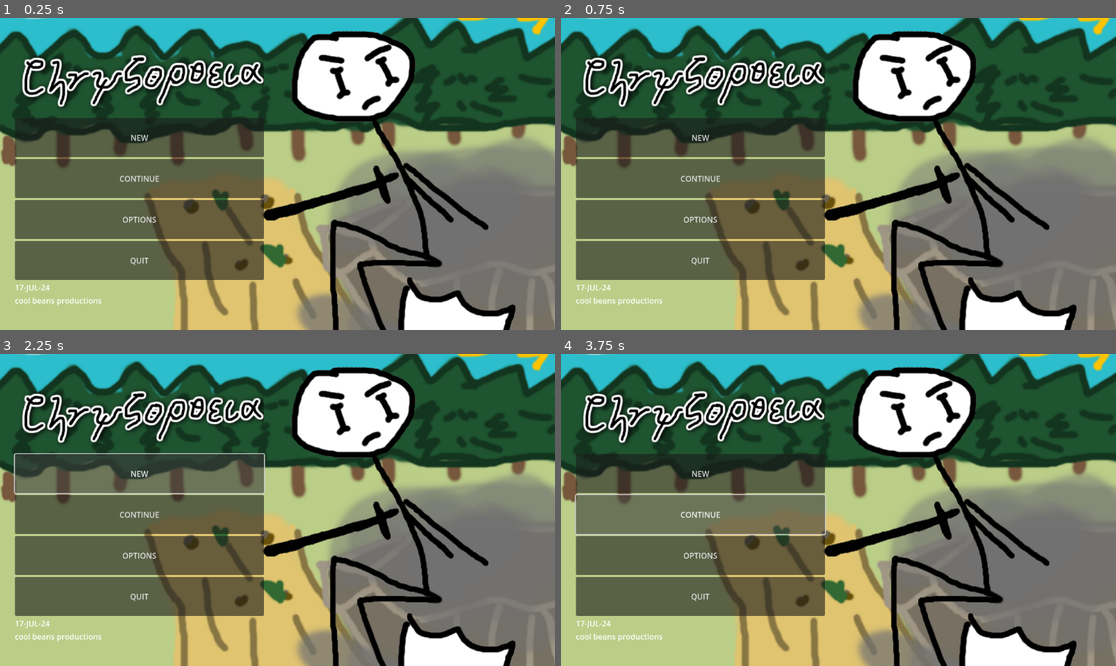
Above: before the commit, frames 1-4 (two rows, left to right).
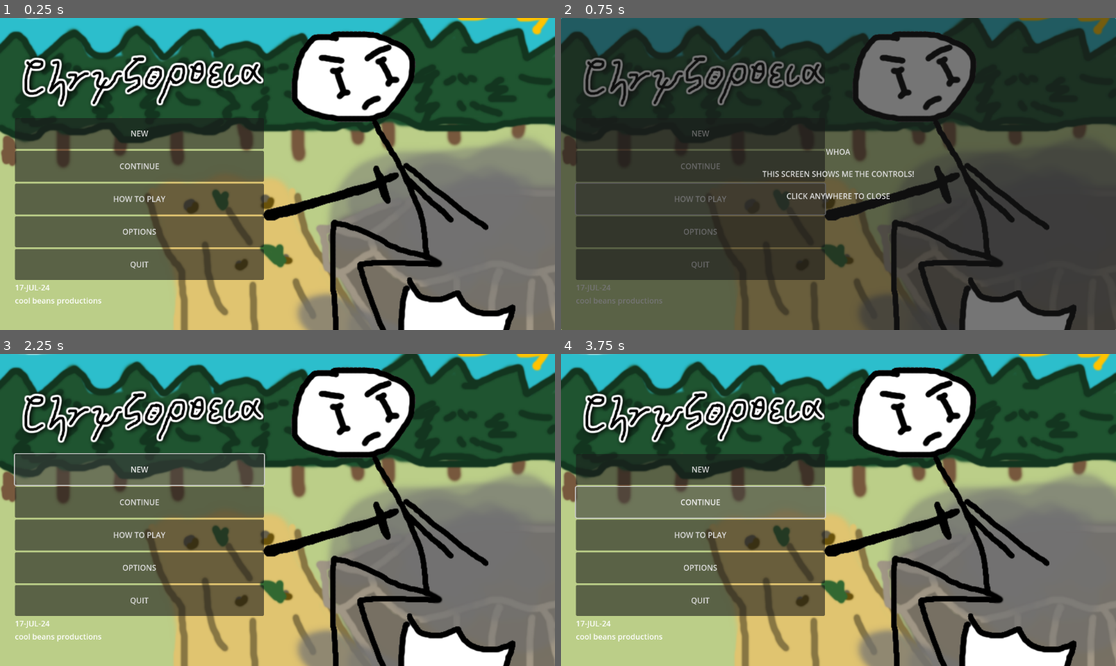
Above: after the commit, the same moments.

Repository: purpletissuebox/chrysopoeia
Game: Godot game, scene res://scenes/main menu/main_menu.tscn
Same seed, same stepped clock (60 frames per second), same inputs: the game is played once before the commit and once after it.
Inputs (mouse positions are in pixels of both pictures, inside the frame that each line leads up to):
- Up to frame 1 (0.25 s): no input
- Up to frame 2 (0.75 s): click (699, 198) at 0.5 s, where only the run after the commit has a clickable "HOW TO PLAY"
- Up to frame 3 (2.25 s): click (277, 510) at 1.25 s, where only the run after the commit has a clickable "WHOA THIS SCREEN SHOWS ME THE…"; click "NEW" at 2 s
- Up to frame 4 (3.75 s): click "NEW" at 2.75 s; click "CONTINUE" at 3.5 s

The runs differ from the first frame. In frame 1, 2.7% of the frame differs, in the area x 2-48%, y 36-81%; in frame 2, 83%, in the area x 0-100%, y 0-100%; in frame 3, 2.7%; in frame 4, 2.7%.

Commit message:
Added scene and button for 'how to play' section.

Diff:
--- /dev/null
+++ b/code/howtoplay/instructions.gd
@@ -0,0 +1,4 @@
+extends Button
+
+func exit_instructions():
+	self.queue_free()
--- a/code/mainmenu/main_menu.gd
+++ b/code/mainmenu/main_menu.gd
@@ -5,3 +5,6 @@
 
 func open_options():
 	self.add_child(load("res://scenes/options menu/options.tscn").instantiate())
+
+func open_instructions():
+	self.add_child(load("res://scenes/options menu/instructions.tscn").instantiate())
--- a/scenes/main menu/main_menu.tscn
+++ b/scenes/main menu/main_menu.tscn
@@ -69,6 +69,11 @@
 size_flags_vertical = 3
 text = "CONTINUE"
 
+[node name="InstructionsButton" type="Button" parent="HBoxContainer/VBoxContainer/VBoxContainer3/VBoxContainer"]
+layout_mode = 2
+size_flags_vertical = 3
+text = "HOW TO PLAY"
+
 [node name="OptionsButton" type="Button" parent="HBoxContainer/VBoxContainer/VBoxContainer3/VBoxContainer"]
 layout_mode = 2
 size_flags_vertical = 3
@@ -99,5 +104,6 @@
 size_flags_horizontal = 3
 size_flags_stretch_ratio = 22.0
 
+[connection signal="pressed" from="HBoxContainer/VBoxContainer/VBoxContainer3/VBoxContainer/InstructionsButton" to="." method="open_instructions"]
 [connection signal="pressed" from="HBoxContainer/VBoxContainer/VBoxContainer3/VBoxContainer/OptionsButton" to="." method="open_options"]
 [connection signal="pressed" from="HBoxContainer/VBoxContainer/VBoxContainer3/VBoxContainer/QuitButton" to="." method="exit_game"]
--- /dev/null
+++ b/scenes/options menu/instructions.tscn
@@ -0,0 +1,18 @@
+[gd_scene load_steps=2 format=3 uid="uid://cvpwpar1e07aq"]
+
+[ext_resource type="Script" path="res://code/howtoplay/instructions.gd" id="1_cqoeg"]
+
+[node name="Button" type="Button"]
+anchors_preset = 15
+anchor_right = 1.0
+anchor_bottom = 1.0
+grow_horizontal = 2
+grow_vertical = 2
+text = "WHOA
+
+THIS SCREEN SHOWS ME THE CONTROLS!
+
+CLICK ANYWHERE TO CLOSE"
+script = ExtResource("1_cqoeg")
+
+[connection signal="pressed" from="." to="." method="exit_instructions"]
